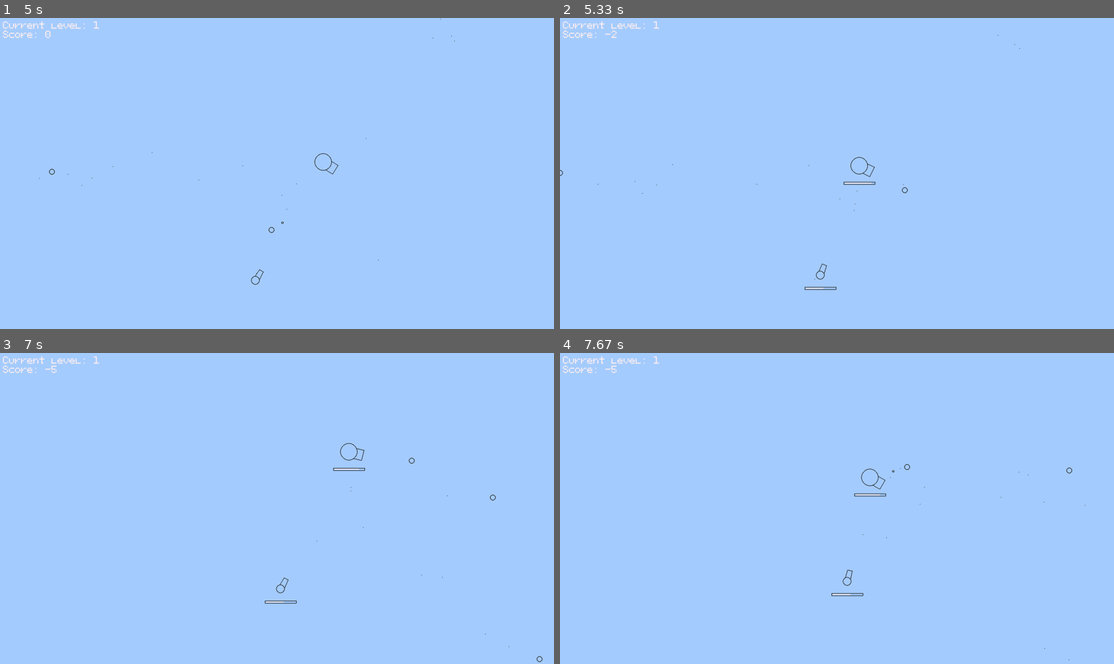
Above: before the commit, frames 1-4 (two rows, left to right).
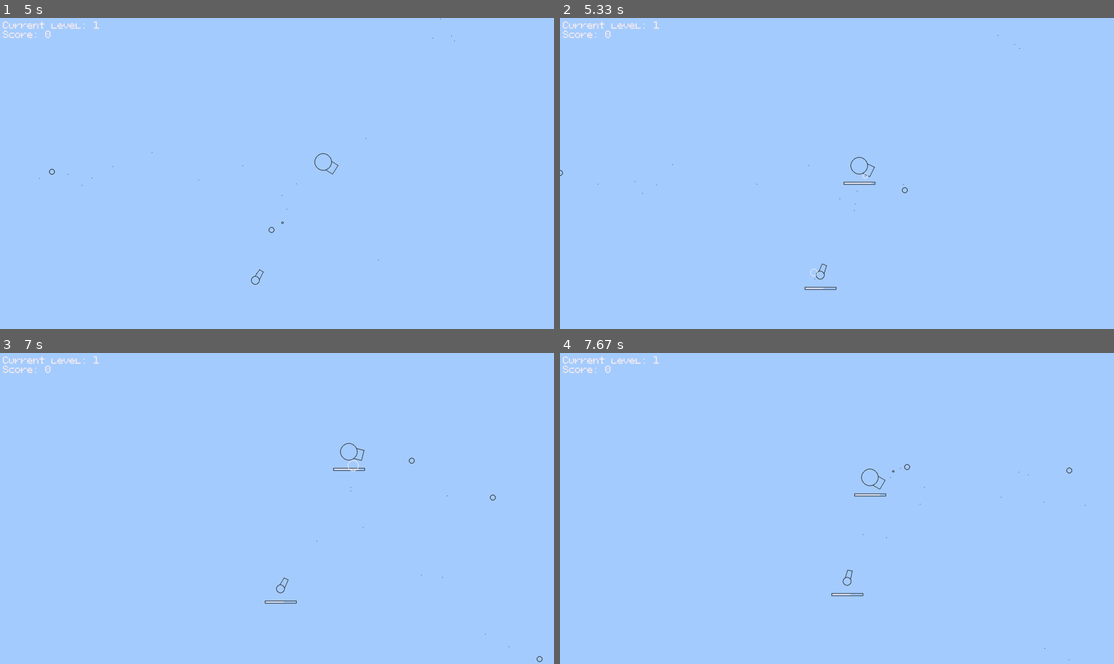
Above: after the commit, the same moments.

Repository: a96lex/pygame-tank-game
Game: pygame game, started from main.py
Two runs of this game, one before a commit and one after it. Both use one fixed random seed, a clock stepped at 60 frames per second and the inputs below.
Inputs (mouse positions are in pixels of both pictures, inside the frame that each line leads up to):
- Up to frame 1 (5 s): tap E at 0.33 s; hold Right 0.67-1.13 s; move the mouse to (454, 164) at 0.7 s; hold Up 1.17-1.47 s; move the mouse to (144, 176) at 1.2 s; hold Right 1.5-1.97 s; move the mouse to (105, 126) at 1.53 s; hold Left 2-2.53 s; move the mouse to (360, 64) at 2.03 s; hold Down 2.57-2.87 s; move the mouse to (343, 201) at 2.6 s; hold Left 2.9-3.3 s; move the mouse to (288, 67) at 2.93 s; hold Up 3.33-3.7 s; move the mouse to (77, 164) at 3.37 s; hold Right 3.73-4.37 s; move the mouse to (282, 207) at 3.77 s; hold Down 4.4-4.77 s; move the mouse to (260, 120) at 4.43 s; hold Left from 4.8 s (still down); move the mouse to (421, 223) at 4.83 s
- Up to frame 2 (5.33 s): release Left at 5.27 s; hold Right from 5.3 s (still down)
- Up to frame 3 (7 s): move the mouse to (188, 405) at 5.33 s; release Right at 5.77 s; hold Up 5.8-6.1 s; move the mouse to (421, 480) at 5.83 s; hold Right 6.13-6.6 s; move the mouse to (66, 440) at 6.17 s; hold Left from 6.63 s (still down); move the mouse to (476, 483) at 6.67 s
- Up to frame 4 (7.67 s): release Left at 7.17 s; hold Down 7.2-7.5 s; move the mouse to (953, 452) at 7.23 s; hold Left from 7.53 s (still down); move the mouse to (1030, 570) at 7.57 s

Frame 1 is identical in both runs. In frame 2, less than 0.1% of the frame differs, in the area x 8-56%, y 3-84%; in frame 3, less than 0.1%; in frame 4, less than 0.1%.

Commit message:
handle explosions

Diff:
--- a/main.py
+++ b/main.py
@@ -1,7 +1,7 @@
 from random import random
 import pygame
 
-from game.bullet import Bullet
+from game.bullet import Bullet, Explosion
 from game.constants import Colors
 from game.helpers import DelayedBoolean, check_quit_condition, handle_collision_if_exist
 from game.levels import load_level
@@ -19,6 +19,7 @@
 bullets = pygame.sprite.Group()
 particles = pygame.sprite.Group()
 enemies = pygame.sprite.Group()
+explosions = pygame.sprite.Group()
 
 
 class GameConfig:
@@ -74,15 +75,24 @@
             if random() > 0.9:
                 particles.add(Bullet(bullet))
 
-        if bullet.from_player or GameConfig.friendly_fire:
-            for enemy in enemies:
-                hit_score = handle_collision_if_exist(bullet, enemy)
-                score += hit_score
-                if hit_score:
-                    break
+            if bullet.from_player or GameConfig.friendly_fire:
+                for enemy in enemies:
+                    hit_score = handle_collision_if_exist(bullet, enemy)
+                    if hit_score:
+                        explosions.add(Explosion(bullet))
+                        if enemy.health < 0:
+                            enemy.kill()
+                            explosions.add(Explosion(enemy))
+                        break
+                    else:
+                        score += hit_score
 
         if not bullet.from_player or GameConfig.friendly_fire:
-            score -= handle_collision_if_exist(bullet, player)
+            hit_score = handle_collision_if_exist(bullet, player)
+            if hit_score:
+                explosions.add(Explosion(bullet))
+            else:
+                score += hit_score
 
     for enemy in enemies:
         enemy.update()
@@ -91,6 +101,9 @@
             bullets.add(Bullet(enemy, GameConfig.bouncy_bullets))
 
     player.update()
+
+    for explosion in explosions:
+        explosion.update()
 
     if not enemies:
         enemies = load_level(lvl, player, REST_BETWEEN_LEVELS)
